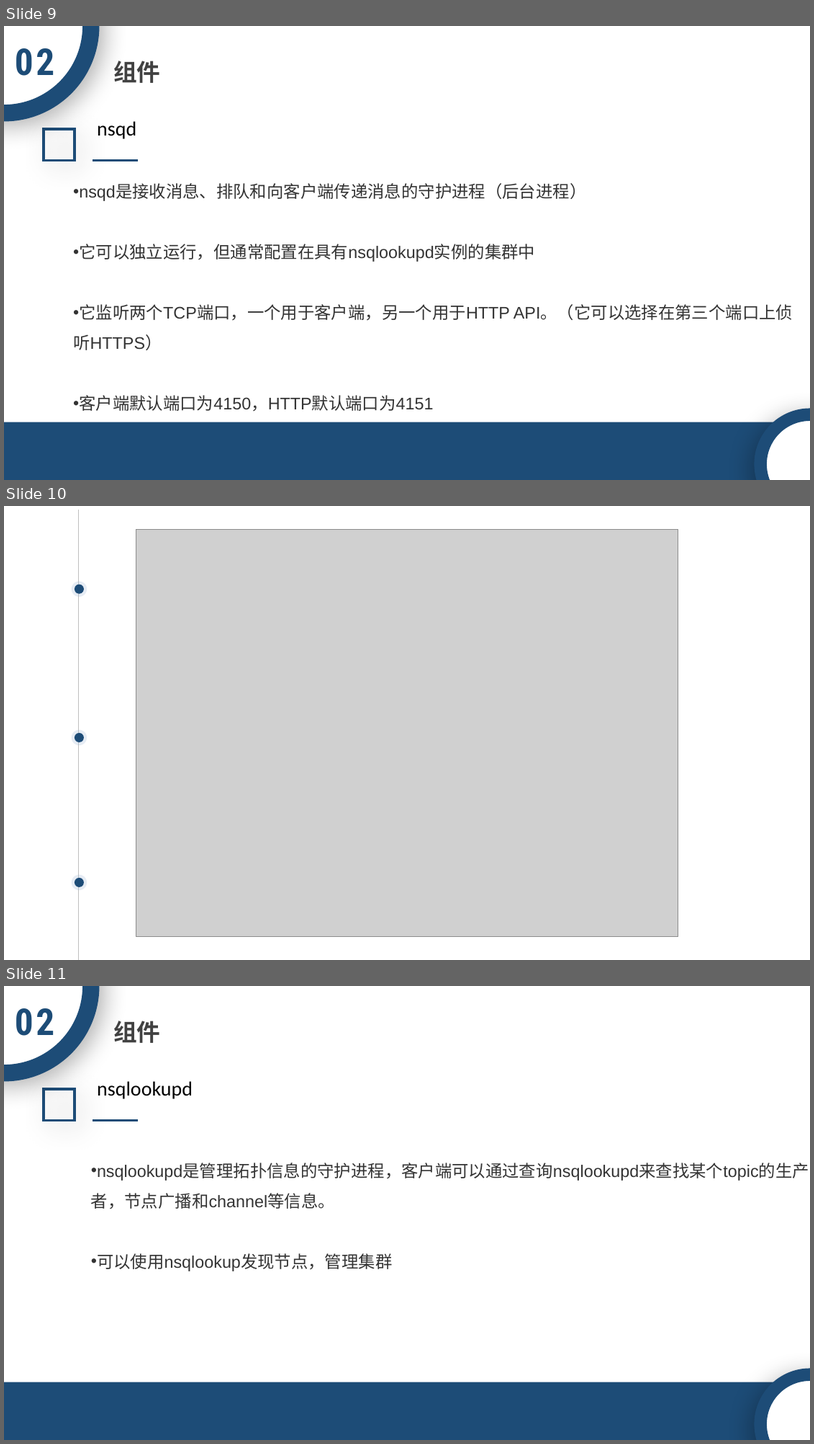
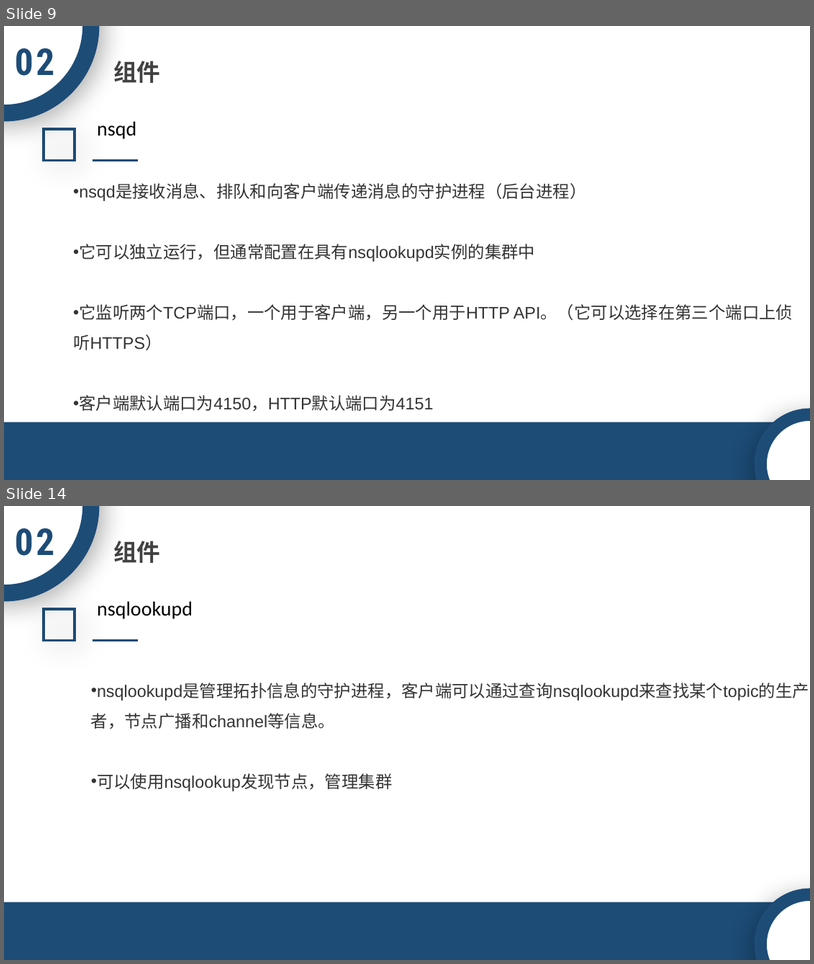
Before and after one commit to ACTSysGroup/Dev-Club, a slide deck: back-end/中间件/NSQ.pptx. Shown one above the other, each under a label of ours: slides 9, 10 and 11 before the commit, slides 9 and 14 after it; the slides between them are not shown. The pictures are 814x1444 and 814x964 pixels, drawn with LibreOffice and Linux fonts; fonts in the diff are those of the drawing; grey boxes stand for pictures; background and template pictures are left out. Boxes give left, top, right and bottom in pixels: in the first picture for what was removed or moved away, otherwise in the second. Text is boxed around its words. In the diff, an @@ line names an element or a change of style, - is before the commit and + after.

```diff
--- a/back-end/中间件/NSQ.pptx
+++ b/back-end/中间件/NSQ.pptx
@@ slide 10 removed at (4, 506, 810, 960), background picture (left out) @@
@@ line removed from (78, 510) to (78, 960) @@
@@ picture removed at (136, 529, 679, 936) @@
@@ ellipse removed at (72, 581, 88, 597) @@
@@ ellipse removed at (75, 584, 85, 594) @@
@@ ellipse removed at (72, 730, 88, 746) @@
@@ ellipse removed at (75, 733, 85, 743) @@
@@ ellipse removed at (72, 875, 88, 890) @@
@@ ellipse removed at (75, 878, 85, 887) @@
@@ what was slide 11 is now slide 14 @@
```
Also in this commit, not shown: 4 slides added.
